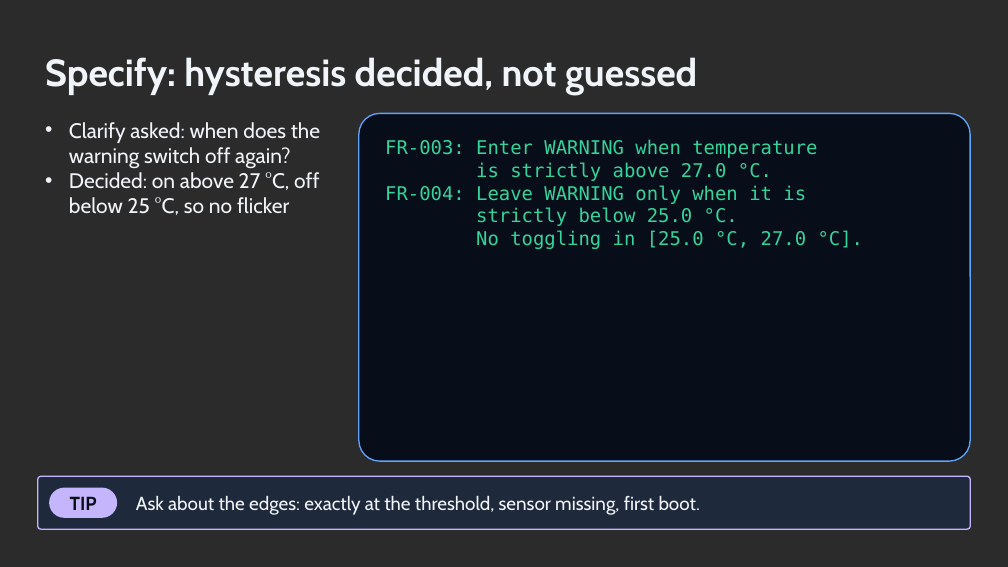
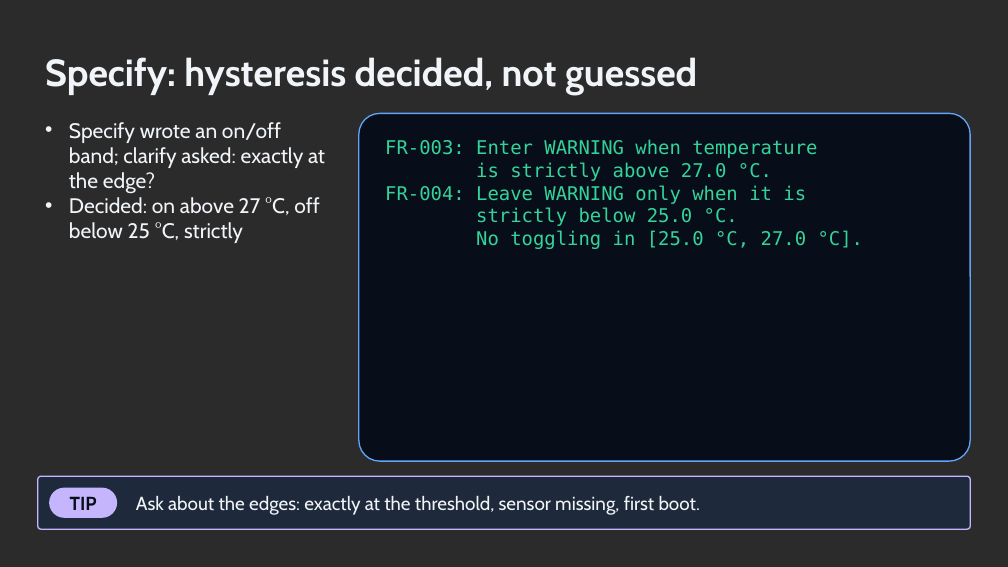
Before and after one commit to ronyronen/speckit-claude-presentation, a slide deck: slide 15 of presentation/speckit-workshop.pptx. Drawn at 1008x567 pixels with LibreOffice and Linux fonts; fonts in the diff are those of the drawing; background and template pictures are left out; a plain dark background stands for a picture behind light text. Boxes give left, top, right and bottom in pixels: in the first picture for what was removed or moved away, otherwise in the second. Text is boxed around its words. In the diff, an @@ line names an element or a change of style, - is before the commit and + after.

```diff
--- a/presentation/speckit-workshop.pptx
+++ b/presentation/speckit-workshop.pptx
@@ text at <box>69,122,325,243</box>: text changed @@
-• Clarify asked: when does the warning switch off again?
-• Decided: on above 27 °C, off below 25 °C, so no flicker
+• Specify wrote an on/off band; clarify asked: exactly at the edge?
+• Decided: on above 27 °C, off below 25 °C, strictly
```
Also in this commit, not shown: 13 other slides changed, 2 other files.
